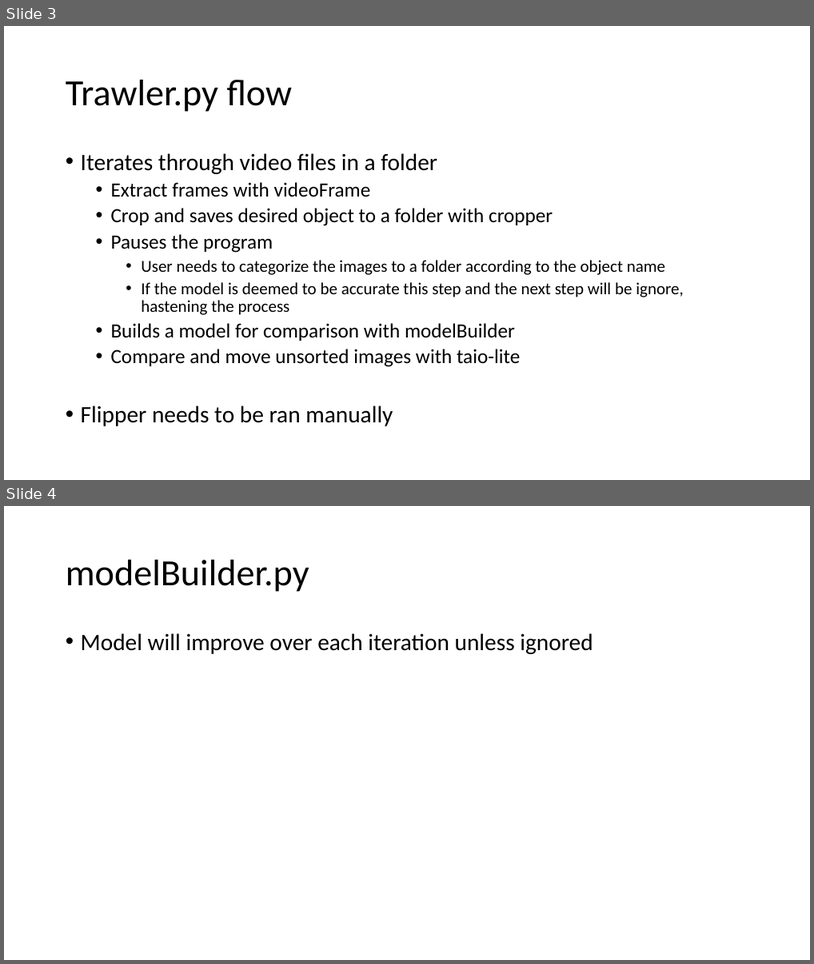
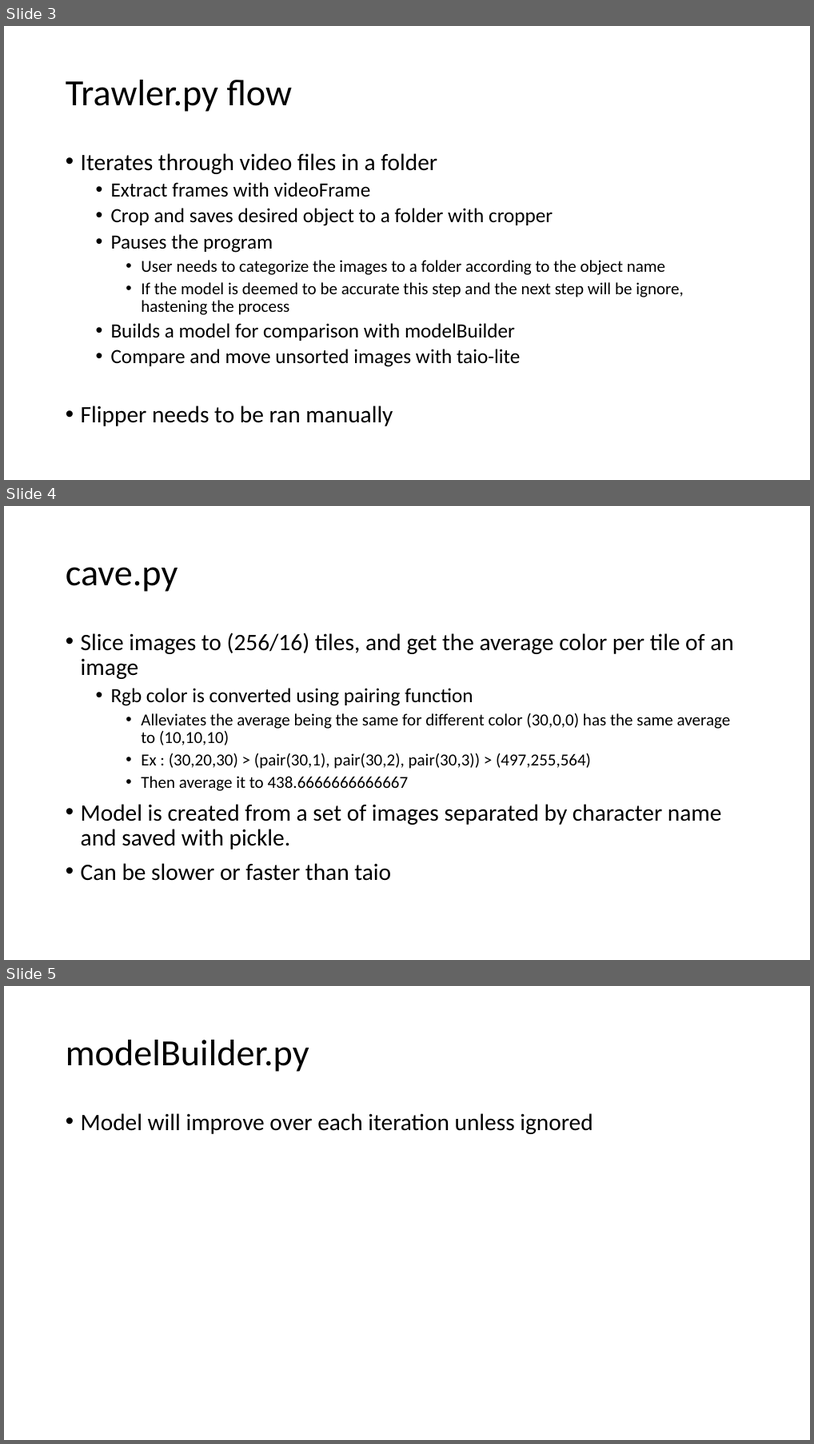
Before and after one commit to AdmiralPuni/trawler, a slide deck: presentation.pptx. Shown one above the other, each under a label of ours: slides 3 and 4 before the commit, slides 3, 4 and 5 after it. The pictures are 814x964 and 814x1444 pixels, drawn with LibreOffice and Linux fonts; fonts in the diff are those of the drawing. Boxes give left, top, right and bottom in pixels: in the first picture for what was removed or moved away, otherwise in the second. Text is boxed around its words. In the diff, an @@ line names an element or a change of style, - is before the commit and + after.

Commit message:
Improved color-average, cropper threads
color-average/cave changed algorithm to slice images

```diff
--- a/presentation.pptx
+++ b/presentation.pptx
@@ slide 4 added at box(4, 506, 810, 960), background #FFFFFF @@
@@ title added at box(66, 567, 178, 592), 44 pt, text #000000 @@
+cave.py
@@ text added at box(81, 632, 734, 880), 20 pt, text #000000 @@
+• Slice images to (256/16) tiles, and get the average color per tile of an image
+  • Rgb color is converted using pairing function
+    • Alleviates the average being the same for different color (30,0,0) has the same average to (10,10,10)
+    • Ex : (30,20,30) > (pair(30,1), pair(30,2), pair(30,3)) > (497,255,564)
+    • Then average it to 438.6666666666667
+• Model is created from a set of images separated by character name and saved with pickle.
+• Can be slower or faster than taio
@@ what was slide 4 is now slide 5 @@
```
Also in this commit, not shown: 1 slide changed, 18 other files.
